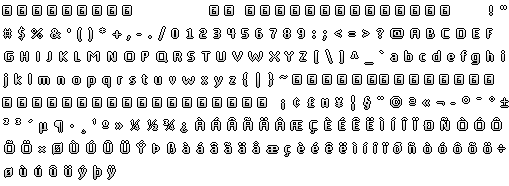
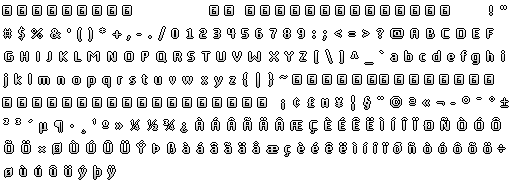
Before/after of a 509x186 layered artwork. What changed in the layer stack:
painted on "Ebene 1" over [5,28,502,154]
